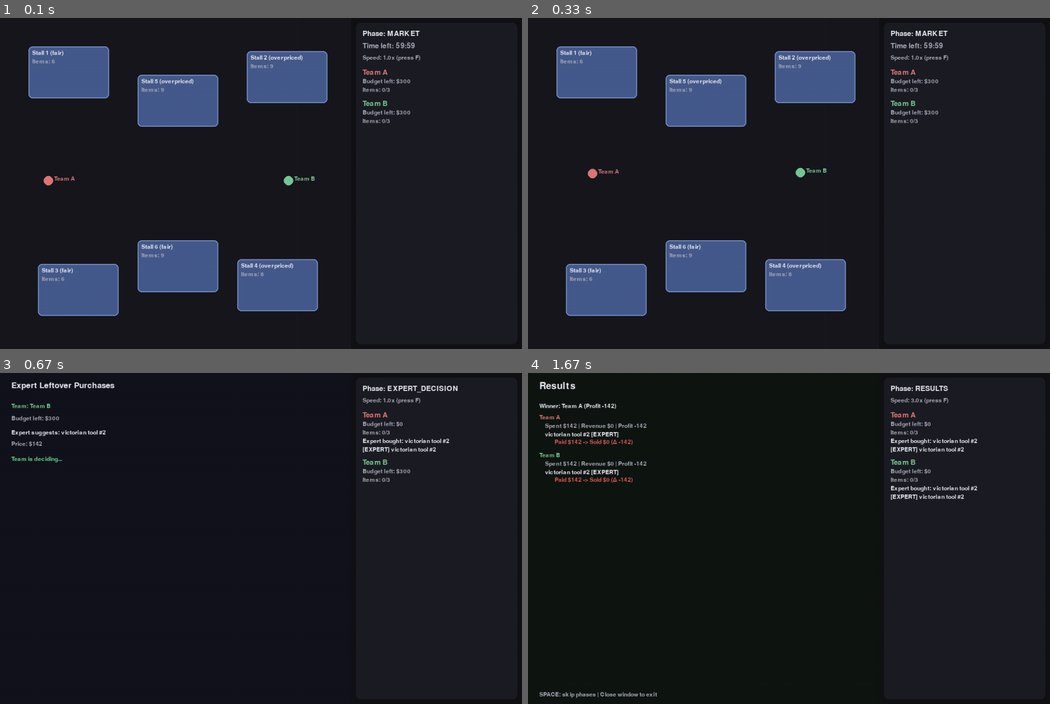
Above: before the commit, frames 1-4 (two rows, left to right).
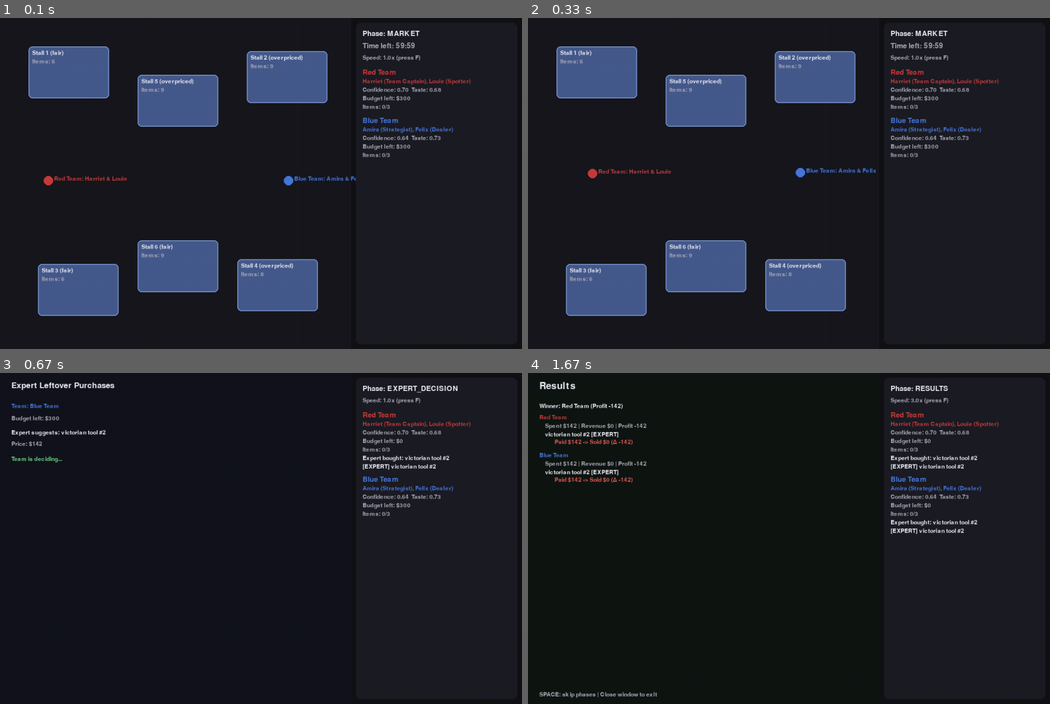
Above: after the commit, the same moments.

Repository: ashvernon/bargain-hunt-simulator
Game: pygame game, started from main.py
Same seed, same stepped clock (60 frames per second), same inputs: the game is played once before the commit and once after it.
Inputs:
- Up to frame 1 (0.1 s): no input
- Up to frame 2 (0.33 s): no input
- Up to frame 3 (0.67 s): tap Space at 0.33 s
- Up to frame 4 (1.67 s): tap F at 0.67 s; tap Space at 1.07, 1.37 s

The runs differ from the first frame. In frame 1, 1.4% of the frame differs, in the area x 8-91%, y 15-51%; in frame 2, 1.4%; in frame 3, 1.6%; in frame 4, 2.0%, in the area x 2-91%, y 9-49%.

Commit message:
Model contestant duos with trait-driven behaviors

Diff:
--- a/ai/strategy_risk.py
+++ b/ai/strategy_risk.py
@@ -11,7 +11,8 @@
             if not st.items:
                 continue
             avg_cond = sum(it.condition for it in st.items) / len(st.items)
-            score = avg_cond + rng.uniform(0, 0.1)
+            taste_pull = team.stall_taste_score(st)
+            score = avg_cond + taste_pull + rng.uniform(0, 0.1)
             if score > best_score:
                 best_score, best = score, st
         return best
@@ -24,6 +25,9 @@
         if rec.condition < 0.55:
             return None
         est = team.expert.estimate_value(rec, rng)
-        if (est - rec.shop_price) > 6.0:
+        margin = est - rec.shop_price
+        target_margin = 6.0 - team.average_confidence
+        target_margin -= team.style_affinity(rec)
+        if margin > max(3.5, target_margin):
             return rec
         return None
--- a/ai/strategy_value.py
+++ b/ai/strategy_value.py
@@ -9,7 +9,9 @@
         best_score = float("-inf")
         for st in market.stalls:
             affordable = sum(1 for it in st.items if it.shop_price <= team.budget_left)
-            score = affordable + rng.uniform(0, 0.25)
+            taste_pull = team.stall_taste_score(st)
+            confidence_push = team.average_confidence * 0.6
+            score = affordable + taste_pull + confidence_push + rng.uniform(0, 0.25)
             if score > best_score:
                 best_score, best = score, st
         return best
@@ -20,6 +22,10 @@
         if not rec:
             return None
         est = team.expert.estimate_value(rec, rng)
-        if (est - rec.shop_price) > 12.0:
+        style_bonus = team.style_affinity(rec)
+        margin = est - rec.shop_price
+        target_margin = 12.0 - style_bonus * 4.0
+        target_margin -= team.average_confidence * 1.5
+        if margin > max(6.0, target_margin):
             return rec
         return None
--- a/constants.py
+++ b/constants.py
@@ -5,8 +5,8 @@
 MUTED = (170, 170, 185)
 STALL = (70, 90, 140)
 STALL_EDGE = (120, 145, 200)
-TEAM_A = (220, 120, 120)
-TEAM_B = (120, 200, 150)
+TEAM_A = (200, 60, 60)   # Red duo
+TEAM_B = (70, 120, 220)  # Blue duo
 GOLD = (215, 180, 80)
 BAD = (220, 90, 90)
 GOOD = (110, 210, 140)
--- /dev/null
+++ b/models/contestant.py
@@ -0,0 +1,10 @@
+from __future__ import annotations
+from dataclasses import dataclass
+
+
+@dataclass
+class Contestant:
+    name: str
+    role: str
+    confidence: float  # 0-1
+    taste: float  # 0-1
--- a/models/episode.py
+++ b/models/episode.py
@@ -1,5 +1,6 @@
 from __future__ import annotations
 from dataclasses import dataclass
+from constants import TEAM_A, TEAM_B
 from sim.rng import RNG
 from models.market import Market
 from models.team import Team
@@ -9,6 +10,7 @@
 from sim.scoring import compute_team_totals, golden_gavel
 from ai.strategy_value import ValueHunterStrategy
 from ai.strategy_risk import RiskAverseStrategy
+from models.contestant import Contestant
 
 @dataclass
 class Episode:
@@ -30,9 +32,38 @@
 
         # Teams
         x0,y0,w,h = self.play_rect
+        red_duo = [
+            Contestant("Harriet", "Team Captain", confidence=0.78, taste=0.64),
+            Contestant("Louie", "Spotter", confidence=0.62, taste=0.72),
+        ]
+        blue_duo = [
+            Contestant("Amira", "Strategist", confidence=0.70, taste=0.80),
+            Contestant("Felix", "Dealer", confidence=0.58, taste=0.66),
+        ]
+
         self.teams = [
-            Team("Team A", (220,120,120), self.starting_budget, self.starting_budget, ValueHunterStrategy(), exp_a, x0+90, y0+h/2),
-            Team("Team B", (120,200,150), self.starting_budget, self.starting_budget, RiskAverseStrategy(), exp_b, x0+w-120, y0+h/2),
+            Team(
+                "Red Team",
+                TEAM_A,
+                self.starting_budget,
+                self.starting_budget,
+                ValueHunterStrategy(),
+                exp_a,
+                red_duo,
+                x0 + 90,
+                y0 + h / 2,
+            ),
+            Team(
+                "Blue Team",
+                TEAM_B,
+                self.starting_budget,
+                self.starting_budget,
+                RiskAverseStrategy(),
+                exp_b,
+                blue_duo,
+                x0 + w - 120,
+                y0 + h / 2,
+            ),
         ]
 
         self.appraisal_done = False
@@ -72,7 +103,15 @@
                 item = team.strategy.decide_purchase(self.market, team, target, self.rng)
                 if item:
                     # negotiate (expert helps)
-                    did, disc = negotiate(item, self.rng, target.discount_chance, target.discount_min, target.discount_max, expert_bonus=team.expert.negotiation_bonus)
+                    neg_bonus = team.negotiation_bonus(team.expert.negotiation_bonus)
+                    did, disc = negotiate(
+                        item,
+                        self.rng,
+                        target.discount_chance,
+                        target.discount_min,
+                        target.discount_max,
+                        expert_bonus=neg_bonus,
+                    )
                     item.was_negotiated = did
                     if item.shop_price <= team.budget_left:
                         target.items.remove(item)
--- a/models/team.py
+++ b/models/team.py
@@ -1,5 +1,6 @@
 from __future__ import annotations
 from dataclasses import dataclass, field
+from models.contestant import Contestant
 
 @dataclass
 class Team:
@@ -9,6 +10,7 @@
     budget_left: float
     strategy: object
     expert: object
+    contestants: list[Contestant]
 
     # Movement
     x: float
@@ -24,6 +26,18 @@
 
     last_action: str = ""
 
+    @property
+    def average_confidence(self) -> float:
+        if not self.contestants:
+            return 0.0
+        return sum(c.confidence for c in self.contestants) / len(self.contestants)
+
+    @property
+    def average_taste(self) -> float:
+        if not self.contestants:
+            return 0.0
+        return sum(c.taste for c in self.contestants) / len(self.contestants)
+
     def pos(self):
         return (self.x, self.y)
 
@@ -36,3 +50,27 @@
         dx = x - self.x
         dy = y - self.y
         return (dx*dx + dy*dy) ** 0.5
+
+    def stall_taste_score(self, stall) -> float:
+        """How much this duo is drawn to the stall's style and condition."""
+        if not stall.items:
+            return 0.0
+        avg_style = sum(it.style_score for it in stall.items) / len(stall.items)
+        avg_condition = sum(it.condition for it in stall.items) / len(stall.items)
+        taste = self.average_taste
+        return (avg_style * 0.6 + avg_condition * 0.4) * (0.5 + taste)
+
+    def style_affinity(self, item) -> float:
+        """Return a multiplier reflecting how much the duo likes this item."""
+        return item.style_score * (0.6 + self.average_taste * 0.8)
+
+    def negotiation_bonus(self, expert_bonus: float) -> float:
+        """Confidence from both contestants sweetens negotiation odds."""
+        return expert_bonus + self.average_confidence * 0.05
+
+    def duo_label(self) -> str:
+        names = " & ".join(c.name for c in self.contestants)
+        return f"{self.name}: {names}"
+
+    def role_blurb(self) -> str:
+        return ", ".join(f"{c.name} ({c.role})" for c in self.contestants)
--- a/ui/render/hud.py
+++ b/ui/render/hud.py
@@ -27,6 +27,8 @@
     y += 8
     for team in episode.teams:
         draw_text(surface, team.name, x, y, font, team.color); y += 20
+        draw_text(surface, team.role_blurb(), x, y, small, team.color); y += 18
+        draw_text(surface, f"Confidence: {team.average_confidence:.2f}  Taste: {team.average_taste:.2f}", x, y, small, MUTED); y += 18
         draw_text(surface, f"Budget left: ${team.budget_left:0.0f}", x, y, small, MUTED); y += 18
 
         team_items = [i for i in team.items_bought if not i.is_expert_pick]
--- a/ui/screens/market_screen.py
+++ b/ui/screens/market_screen.py
@@ -31,7 +31,7 @@
         # teams
         for team in self.episode.teams:
             pygame.draw.circle(surface, team.color, (int(team.x), int(team.y)), 10)
-            draw_text(surface, team.name, int(team.x)+12, int(team.y)-10, self.small, team.color)
+            draw_text(surface, team.duo_label(), int(team.x)+12, int(team.y)-10, self.small, team.color)
 
         render_hud(
             surface,
